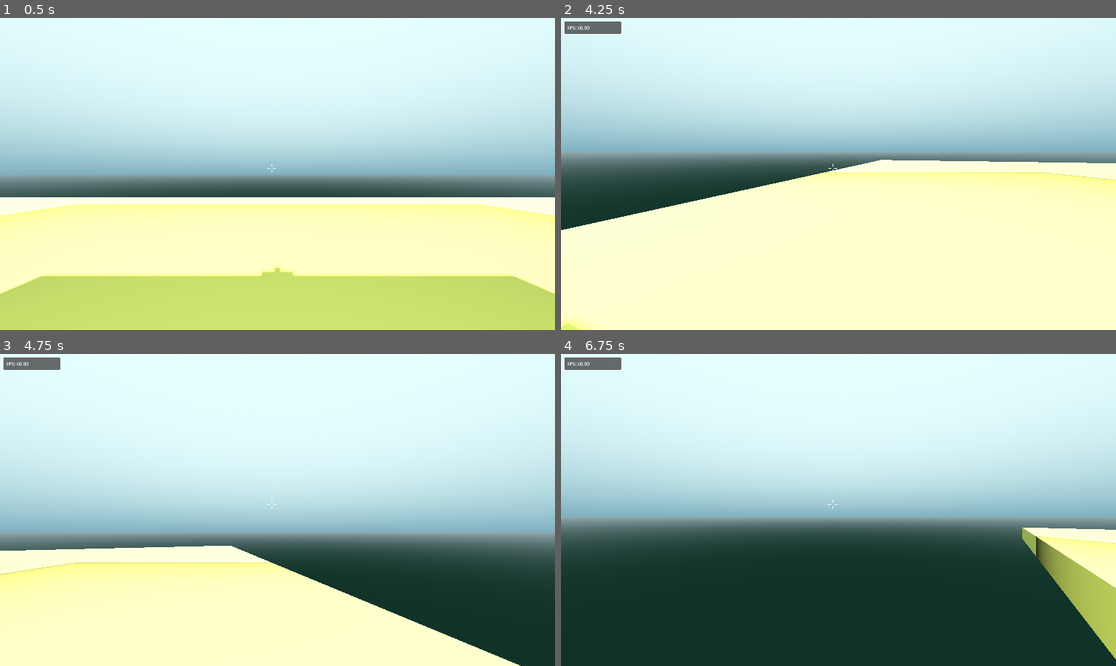
Above: before the commit, frames 1-4 (two rows, left to right).
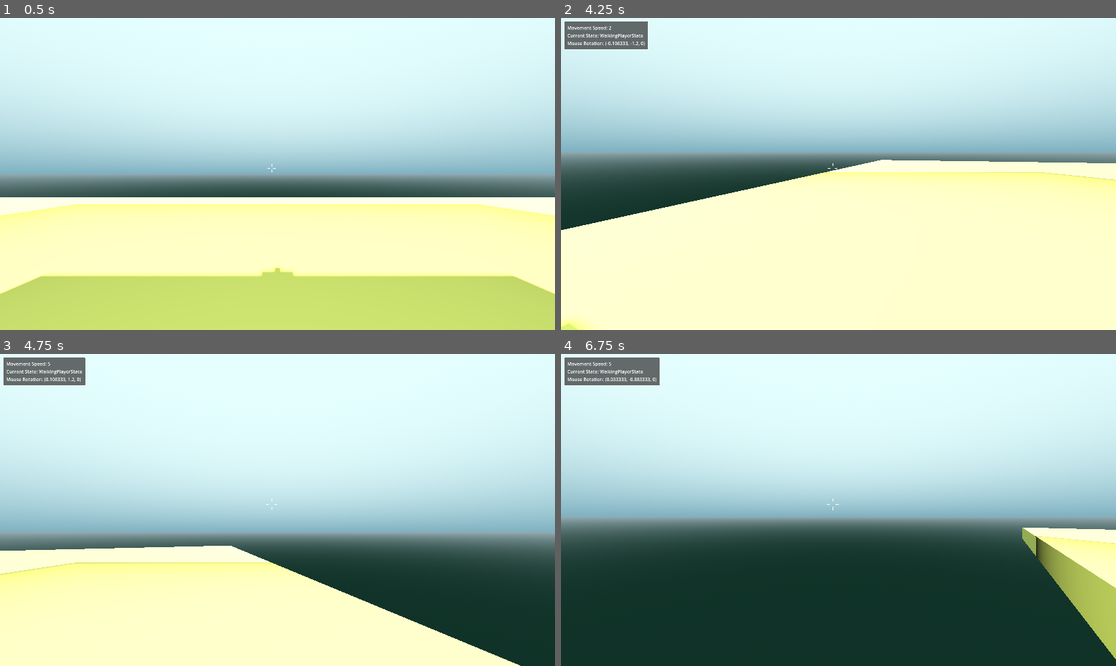
Above: after the commit, the same moments.

Repository: harshwardhan847/Basic-First-Person-Controller-Godot
Game: Godot game, scene res://levels/level_1.tscn
The game is run twice, just before and just after one commit, with the same random seed, the same clock (stepped at 60 frames per second) and the same inputs.
Inputs (mouse positions are in pixels of both pictures, inside the frame that each line leads up to):
- Up to frame 1 (0.5 s): no input
- Up to frame 2 (4.25 s): tap Enter at 0.5 s; move the mouse to (866, 174) at 0.52 s; hold Ctrl (crouch) 0.53-1.28 s; hold W (move_forward) from 0.53 s (still down); tap Space (jump) at 0.77, 1.52, 3.02, 3.77 s; move the mouse to (810, 174) at 1.27 s; tap Ctrl (crouch) at 1.35, 2.85 s; move the mouse to (849, 167) at 2.02 s; hold Ctrl (crouch) 2.03-2.78 s; move the mouse to (832, 180) at 2.77 s; move the mouse to (877, 177) at 3.52 s; hold Ctrl (crouch) from 3.53 s (still down); tap ` (debug) at 4.15 s
- Up to frame 3 (4.75 s): keep holding W (move_forward); move the mouse to (233, 506) at 4.27 s; release Ctrl (crouch) at 4.28 s; tap Ctrl (crouch) at 4.35 s; tap Space (jump) at 4.52 s
- Up to frame 4 (6.75 s): move the mouse to (844, 510) at 5.02 s; hold Ctrl (crouch) 5.03-5.78 s; move the mouse to (816, 503) at 5.77 s; release W (move_forward) at 5.78 s; hold D (move_right) 5.78-6.53 s; tap Ctrl (crouch) at 5.85 s; tap Space (jump) at 6.02, 6.5 s; move the mouse to (866, 510) at 6.52 s; hold W (move_forward) from 6.53 s (still down); hold Ctrl (crouch) from 6.53 s (still down)

Frame 1 is identical in both runs. In frame 2, 1.0% of the frame differs, in the area x 0-50%, y 0-49%; in frame 3, 0.9%; in frame 4, 1.2%, in the area x 0-51%, y 0-51%.

Commit message:
made state machine

Diff:
--- a/player/player.tscn
+++ b/player/player.tscn
@@ -1,9 +1,12 @@
-[gd_scene load_steps=13 format=3 uid="uid://dh8ws4xbh7ljv"]
+[gd_scene load_steps=16 format=3 uid="uid://dh8ws4xbh7ljv"]
 
 [ext_resource type="Script" path="res://player/scripts/playerController.gd" id="1_j6pur"]
 [ext_resource type="Script" path="res://player/scripts/Radical.gd" id="2_xuvq6"]
 [ext_resource type="Theme" uid="uid://dp005wvwhh5al" path="res://ui/themes/new_theme.tres" id="3_hkmfx"]
 [ext_resource type="Script" path="res://scripts/debug.gd" id="4_i2bsv"]
+[ext_resource type="Script" path="res://player/scripts/PlayerStateMachine.gd" id="5_cjur6"]
+[ext_resource type="Script" path="res://player/scripts/IdlePlayerState.gd" id="6_0aki7"]
+[ext_resource type="Script" path="res://player/scripts/WalkingPlayerState.gd" id="7_3lmvd"]
 
 [sub_resource type="CapsuleShape3D" id="CapsuleShape3D_r13s1"]
 
@@ -196,6 +199,7 @@
 script = ExtResource("2_xuvq6")
 RATICLE_LINES = [NodePath("Top"), NodePath("Right"), NodePath("Bottom"), NodePath("Left")]
 PLAYER_CONTROLLER = NodePath("../..")
+RATICLE_SPEED = 0.9
 
 [node name="Top" type="Line2D" parent="UserInterface/Reticle"]
 points = PackedVector2Array(2.08165e-12, -5, 2.08165e-12, -15)
@@ -231,4 +235,14 @@
 unique_name_in_owner = true
 layout_mode = 2
 
+[node name="PlayerStateMachine" type="Node" parent="." node_paths=PackedStringArray("CURRENT_STATE")]
+script = ExtResource("5_cjur6")
+CURRENT_STATE = NodePath("IdlePlayerState")
+
+[node name="IdlePlayerState" type="Node" parent="PlayerStateMachine"]
+script = ExtResource("6_0aki7")
+
+[node name="WalkingPlayerState" type="Node" parent="PlayerStateMachine"]
+script = ExtResource("7_3lmvd")
+
 [connection signal="animation_started" from="AnimationPlayer" to="." method="_on_animation_player_animation_started"]
--- /dev/null
+++ b/player/scripts/IdlePlayerState.gd
@@ -0,0 +1,7 @@
+class_name IdlePlayerState;
+
+extends State
+
+func update(delta):
+	if Global.player.velocity.length()>0.0:
+		transition.emit("WalkingPlayerState");
--- /dev/null
+++ b/player/scripts/PlayerStateMachine.gd
@@ -0,0 +1,34 @@
+class_name StateMachine
+
+extends Node
+
+@export var CURRENT_STATE:State;
+var states:Dictionary = {}
+
+func _ready():
+	for child in get_children():
+		if child is State:
+			states[child.name] = child;
+			child.transition.connect(on_child_transition)
+		else:
+			push_warning("State machine contains in compatible child node")
+	CURRENT_STATE.enter()
+
+
+func _process(delta):
+	CURRENT_STATE.update(delta);
+
+func _physics_process(delta):
+	CURRENT_STATE.physics_update(delta)
+	Global.debug.add_property("Current State",CURRENT_STATE.name,1)
+
+
+func on_child_transition(new_state_name:StringName)->void:
+	var new_state = states.get(new_state_name)
+	if new_state != null:
+		if new_state !=CURRENT_STATE:
+			CURRENT_STATE.exit();
+			new_state.enter();
+			CURRENT_STATE = new_state;
+	else:
+		push_warning("State dose't exist");
--- /dev/null
+++ b/player/scripts/WalkingPlayerState.gd
@@ -0,0 +1,7 @@
+class_name WalkingPlayerState;
+
+extends State
+
+func update(delta):
+	if Global.player.velocity.length()==0.0:
+		transition.emit("IdlePlayerState");
--- a/player/scripts/playerController.gd
+++ b/player/scripts/playerController.gd
@@ -80,9 +80,16 @@
 	# set default speed
 	set_movement_speed('default')
 
+	# set global player
+	Global.player = self;
+
 	CROUCH_SHAPECAST.add_exception($".")
 
 func _physics_process(delta):
+
+	Global.debug.add_property("Movement Speed",_speed,1);
+	Global.debug.add_property("Mouse Rotation",_mouse_rotation,2);
+
 
 	# Update camera movement based on mouse movement
 	_update_camera(delta)
--- a/project.godot
+++ b/project.godot
@@ -14,6 +14,10 @@
 run/main_scene="res://levels/level_1.tscn"
 config/features=PackedStringArray("4.2", "Forward Plus")
 config/icon="res://icon.svg"
+
+[autoload]
+
+Global="*res://scripts/global.gd"
 
 [display]
 
--- a/scripts/debug.gd
+++ b/scripts/debug.gd
@@ -7,8 +7,13 @@
 
 # Called when the node enters the scene tree for the first time.
 func _ready():
+	#set global refrence to self in Global Singleton
+	Global.debug = self;
+
+	#hide debug pannel on load
 	visible = false;
-	add_debug_property("FPS",frames_per_second)
+
+	#add_debug_property("FPS",frames_per_second)
 
 func _input(event):
 	#toggle debug pannel
@@ -20,10 +25,25 @@
 	if visible:
 		frames_per_second = "%.2f"%(1.0/delta);#get frames per second every frame
 		#frames_per_second = Engine.get_frames_per_second() #get frames per second every second
-		property.text = property.name+": "+frames_per_second;
+		#property.text = property.name+": "+frames_per_second;
 
-func add_debug_property(title:String,value):
-	property = Label.new();#create new label node
-	property_container.add_child(property);
-	property.name = title;
-	property.text = property.name+value;
+func add_property(title:String,value,order):
+	var target
+	target = property_container.find_child(title,true,false);
+	if !target:
+		target = Label.new();
+		property_container.add_child(target);
+		target.name = title;
+		target.text =  target.name+": " + str(value);
+	elif visible:
+		target.text = title + ": " +str(value);
+		property_container.move_child(target,order);
+
+
+
+
+#func add_debug_property(title:String,value):
+	#property = Label.new();#create new label node
+	#property_container.add_child(property);
+	#property.name = title;
+	#property.text = property.name+value;
--- /dev/null
+++ b/scripts/global.gd
@@ -0,0 +1,13 @@
+extends Node
+
+var debug #refrence to debug pannel for debug property assignment
+var player
+
+# Called when the node enters the scene tree for the first time.
+func _ready():
+	pass # Replace with function body.
+
+
+# Called every frame. 'delta' is the elapsed time since the previous frame.
+func _process(_delta):
+	pass
--- /dev/null
+++ b/scripts/state.gd
@@ -0,0 +1,17 @@
+class_name State
+
+extends Node
+
+signal transition(new_state_name:StringName)
+
+func enter()->void:
+	pass
+
+func exit()->void:
+	pass
+
+func update(delta:float)->void:
+	pass
+
+func physics_update(delta:float)->void:
+	pass
